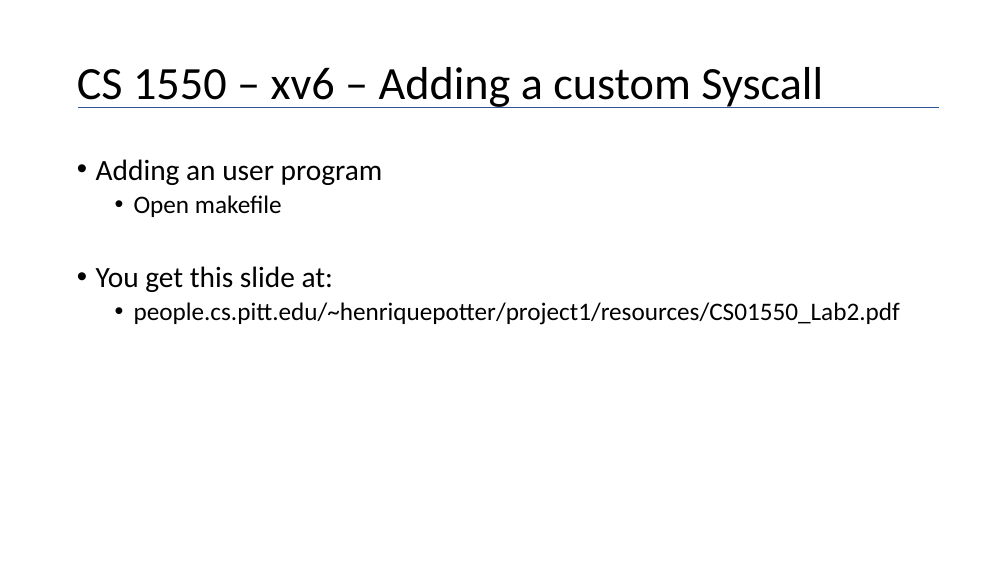
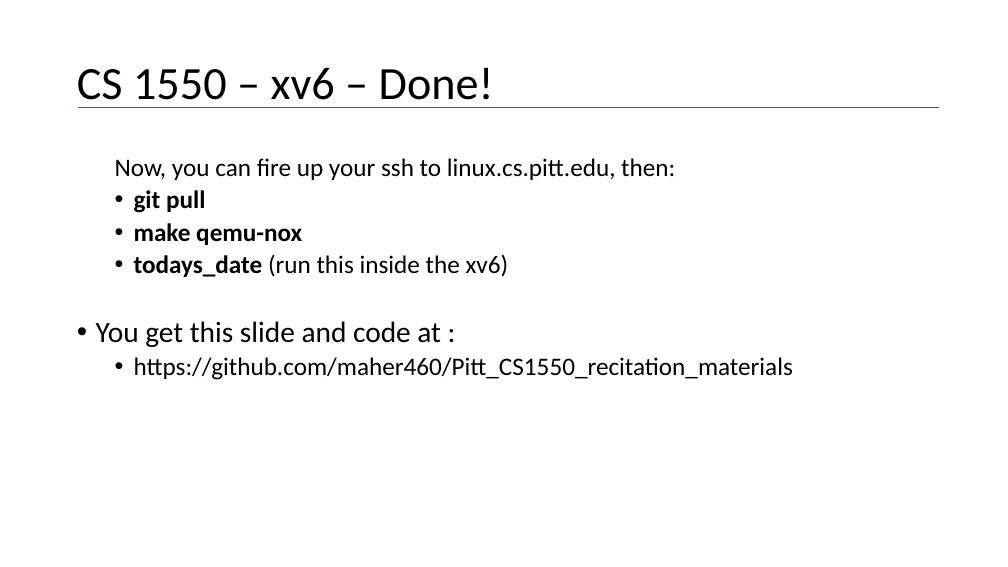
Before and after one commit to maher460/Pitt_CS1550_recitation_materials, a slide deck: slide 52 of week2/CS1550_week_2_xv6_intro.pptx. Drawn at 1008x567 pixels with LibreOffice and Linux fonts; fonts in the diff are those of the drawing. Boxes give left, top, right and bottom in pixels: in the first picture for what was removed or moved away, otherwise in the second. Text is boxed around its words. In the diff, an @@ line names an element or a change of style, - is before the commit and + after.

```diff
--- a/week2/CS1550_week_2_xv6_intro.pptx
+++ b/week2/CS1550_week_2_xv6_intro.pptx
@@ title at [77, 67, 494, 108]: text changed @@
-CS 1550 – xv6 – Adding a custom Syscall
+CS 1550 – xv6 – Done!
@@ text at [96, 158, 793, 380]: text changed @@
-• Adding an user program
-  • Open makefile
-• You get this slide at:
-  • people.cs.pitt.edu/~henriquepotter/project1/resources/CS01550_Lab2.pdf
+  Now, you can fire up your ssh to linux.cs.pitt.edu, then:
+  • git pull
+  • make qemu-nox
+  • todays_date (run this inside the xv6)
+• You get this slide and code at :
+  • https://github.com/maher460/Pitt_CS1550_recitation_materials
```
Also in this commit, not shown: 2 other slides changed, 1 other file.
